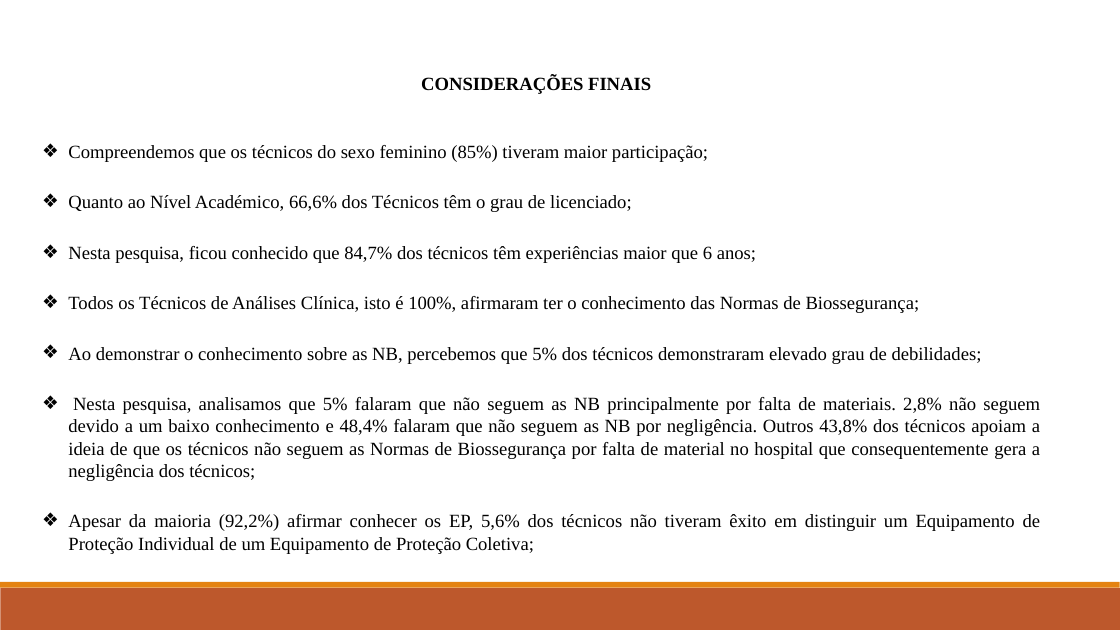
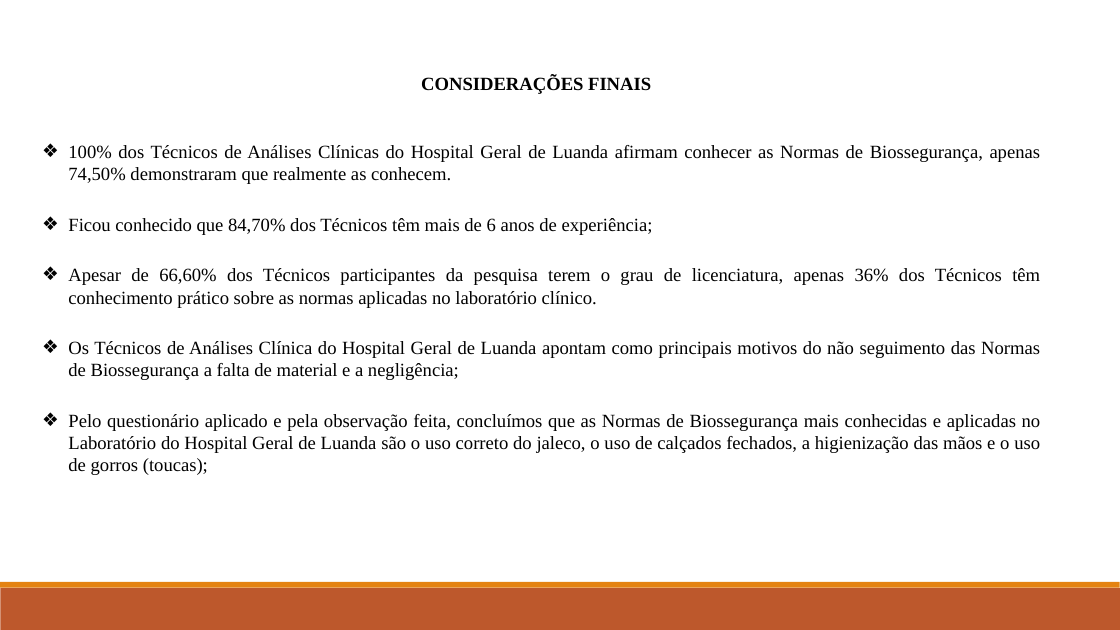
Before and after one commit to domingosjadriano/Projectos-Academicos, a slide deck: slide 16 of Proj Nguidi Biana/Monografia/Apresentação_NguiBianAnjo.pptx. Drawn at 1120x630 pixels with LibreOffice and Linux fonts; fonts in the diff are those of the drawing. Boxes give left, top, right and bottom in pixels: in the first picture for what was removed or moved away, otherwise in the second. Text is boxed around its words. In the diff, an @@ line names an element or a change of style, - is before the commit and + after.

```diff
--- a/Proj Nguidi Biana/Monografia/Apresentação_NguiBianAnjo.pptx
+++ b/Proj Nguidi Biana/Monografia/Apresentação_NguiBianAnjo.pptx
@@ text removed at bbox=[68, 145, 1041, 554] @@
-❖ Compreendemos que os técnicos do sexo feminino (85%) tiveram maior participação;
-❖ Quanto ao Nível Académico, 66,6% dos Técnicos têm o grau de licenciado;
-❖ Nesta pesquisa, ficou conhecido que 84,7% dos técnicos têm experiências maior que 6 anos;
-❖ Todos os Técnicos de Análises Clínica, isto é 100%, afirmaram ter o conhecimento das Normas de Biossegurança;
-❖ Ao demonstrar o conhecimento sobre as NB, percebemos que 5% dos técnicos demonstraram elevado grau de debilidades;
-❖ Nesta pesquisa, analisamos que 5% falaram que não seguem as NB principalmente por falta de materiais. 2,8% não seguem devido a um baixo conhecimento e 48,4% falaram que não seguem as NB por negligência. Outros 43,8% dos técnicos apoiam a ideia de que os técnicos não seguem as Normas de Biossegurança por falta de material no hospital que consequentemente gera a negligência dos técnicos;
-❖ Apesar da maioria (92,2%) afirmar conhecer os EP, 5,6% dos técnicos não tiveram êxito em distinguir um Equipamento de Proteção Individual de um Equipamento de Proteção Coletiva;
@@ text added at bbox=[68, 145, 1041, 475], 16 pt, text #000000 @@
+❖ 100% dos Técnicos de Análises Clínicas do Hospital Geral de Luanda afirmam conhecer as Normas de Biossegurança, apenas 74,50% demonstraram que realmente as conhecem.
+❖ Ficou conhecido que 84,70% dos Técnicos têm mais de 6 anos de experiência;
+❖ Apesar de 66,60% dos Técnicos participantes da pesquisa terem o grau de licenciatura, apenas 36% dos Técnicos têm conhecimento prático sobre as normas aplicadas no laboratório clínico.
+❖ Os Técnicos de Análises Clínica do Hospital Geral de Luanda apontam como principais motivos do não seguimento das Normas de Biossegurança a falta de material e a negligência;
+❖ Pelo questionário aplicado e pela observação feita, concluímos que as Normas de Biossegurança mais conhecidas e aplicadas no Laboratório do Hospital Geral de Luanda são o uso correto do jaleco, o uso de calçados fechados, a higienização das mãos e o uso de gorros (toucas);
```
Also in this commit, not shown: 6 other slides changed, 3 other files.
